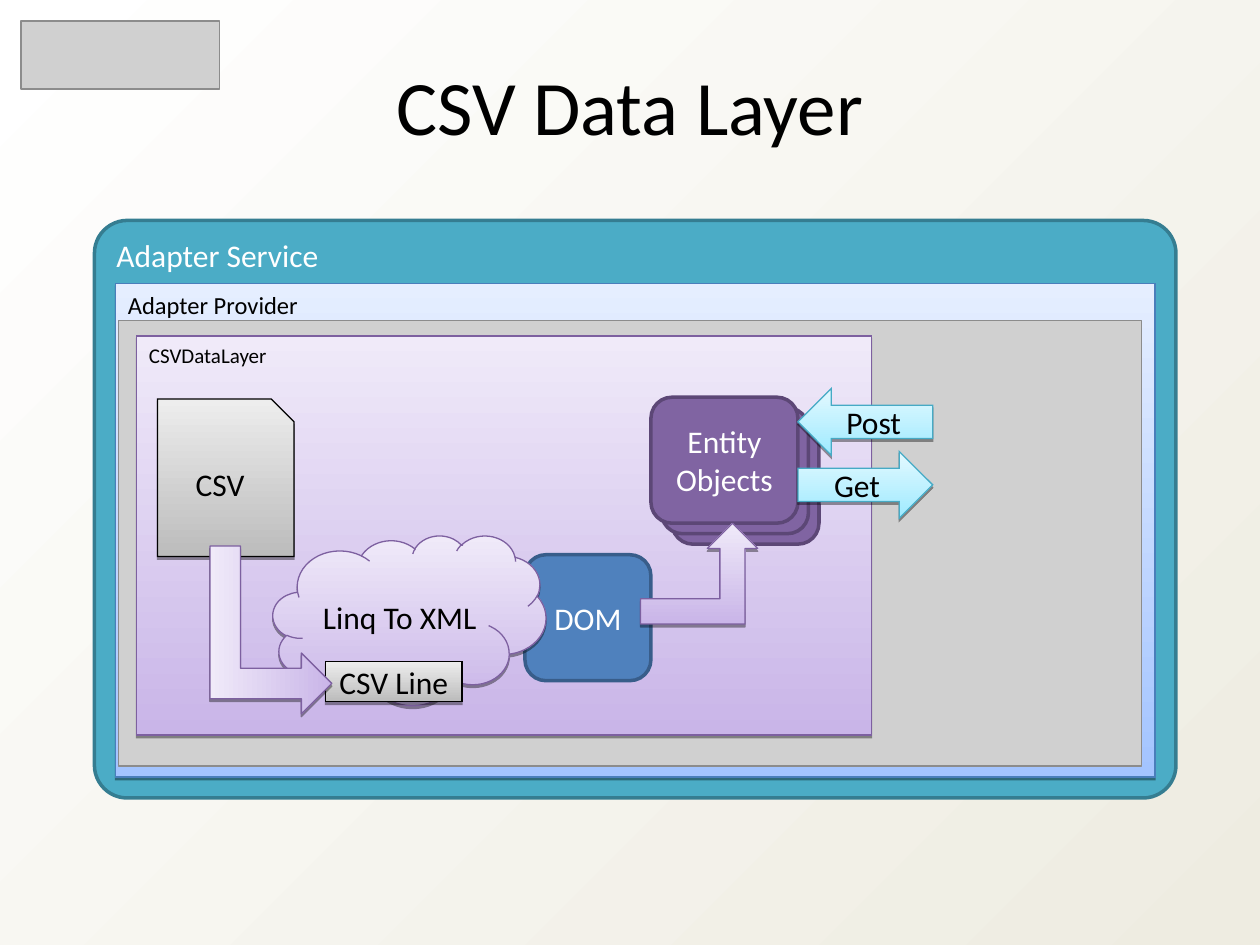
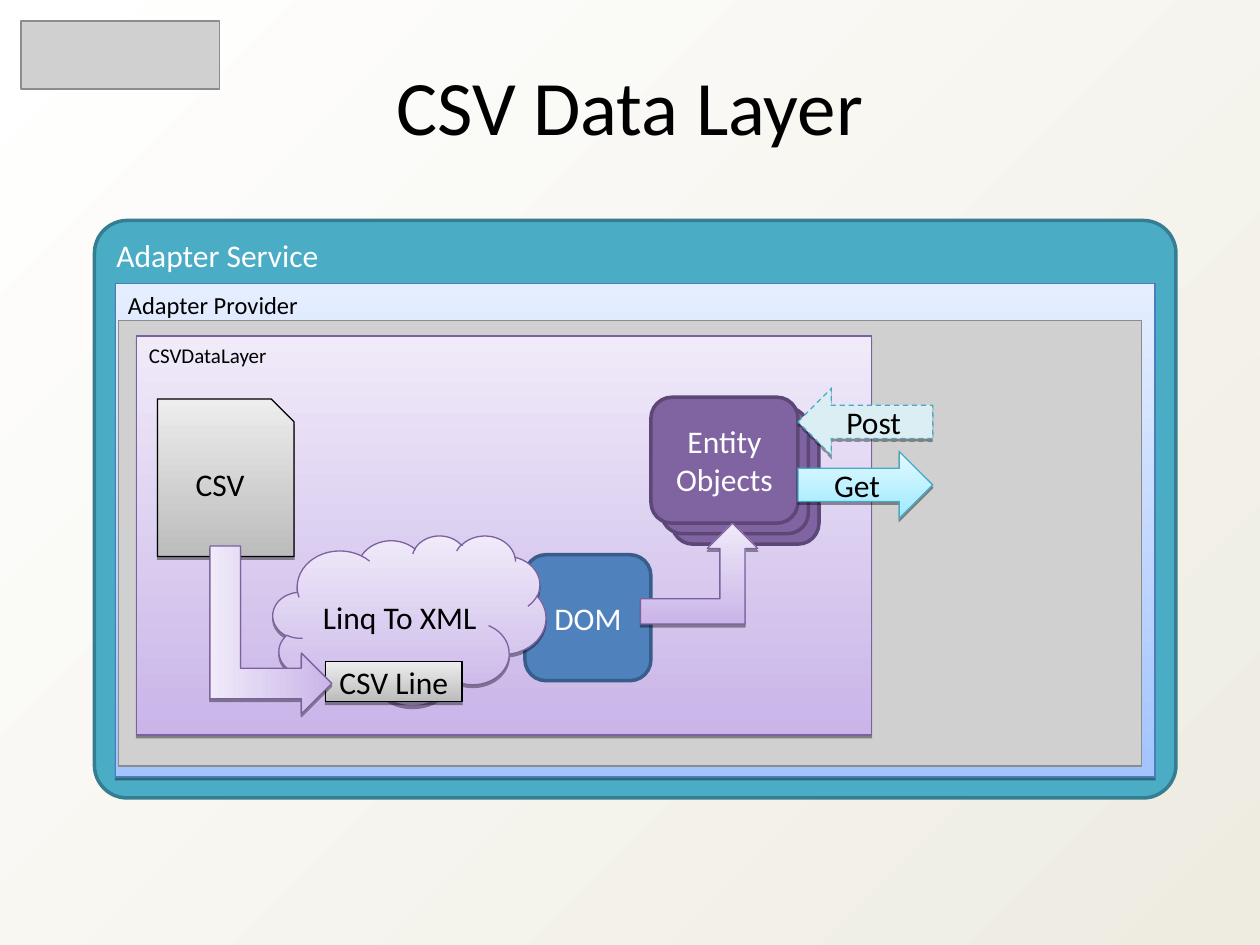
Before and after one commit to heyena/iring-tools, a slide deck: slide 14 of trunk/Documentation/iRINGTools_SDK_Overview_v1_2_1.ppt (slide 15 before the commit). Drawn at 1260x945 pixels with LibreOffice and Linux fonts; fonts in the diff are those of the drawing; grey boxes stand for pictures. Boxes give left, top, right and bottom in pixels: in the first picture for what was removed or moved away, otherwise in the second. Text is boxed around its words. In the diff, an @@ line names an element or a change of style, - is before the commit and + after.

```diff
--- a/trunk/Documentation/iRINGTools_SDK_Overview_v1_2_1.ppt
+++ b/trunk/Documentation/iRINGTools_SDK_Overview_v1_2_1.ppt
@@ left arrow "Post" at [798, 388, 932, 455]: fill gradient #9EEAFF to #E4F9FF to #DBEEF4; outline #46AAC5 0.74 pt to #46AAC5 0.74 pt dashed @@
```
Also in this commit, not shown: 5 other slides changed, 3 slides added, 4 slides removed.
